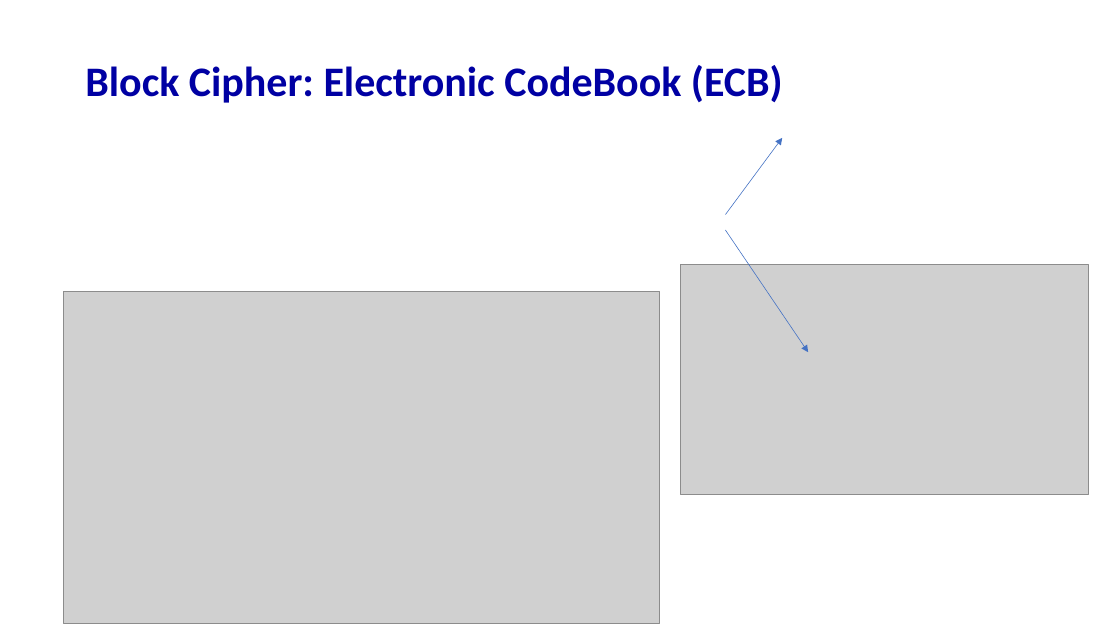
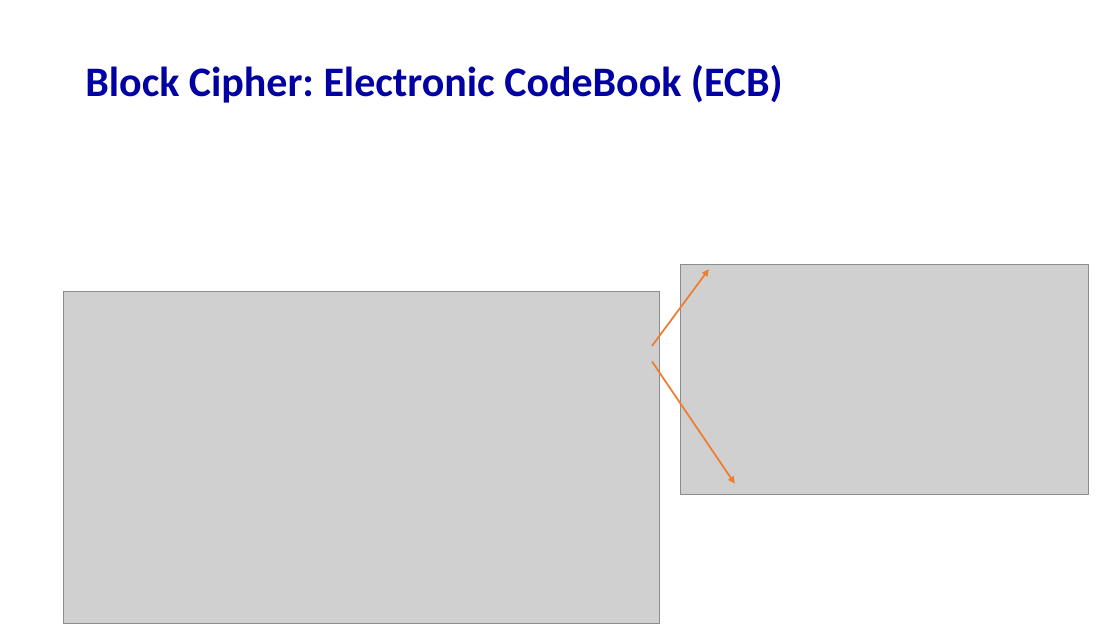
Before and after one commit to guhofstra/CSC175Sp26, a slide deck: slide 20 of PPTs/Lecture 15 - Network Security.pptx. Drawn at 1120x630 pixels with LibreOffice and Linux fonts; fonts in the diff are those of the drawing; grey boxes stand for pictures. Boxes give left, top, right and bottom in pixels: in the first picture for what was removed or moved away, otherwise in the second. Text is boxed around its words. In the diff, an @@ line names an element or a change of style, - is before the commit and + after.

```diff
--- a/PPTs/Lecture 15 - Network Security.pptx
+++ b/PPTs/Lecture 15 - Network Security.pptx
@@ arrow moved from (726, 214) - (782, 138) to (652, 346) - (709, 270) @@
@@ arrow (652, 346) - (709, 270): stroke #4472C4 0.5 pt to #ED7D31 1.5 pt @@
@@ arrow moved from (726, 230) - (808, 352) to (652, 361) - (735, 484) @@
@@ arrow (652, 361) - (735, 484): stroke #4472C4 0.5 pt to #ED7D31 1.5 pt @@
```
Also in this commit, not shown: 2 other slides changed, 8 other files.
